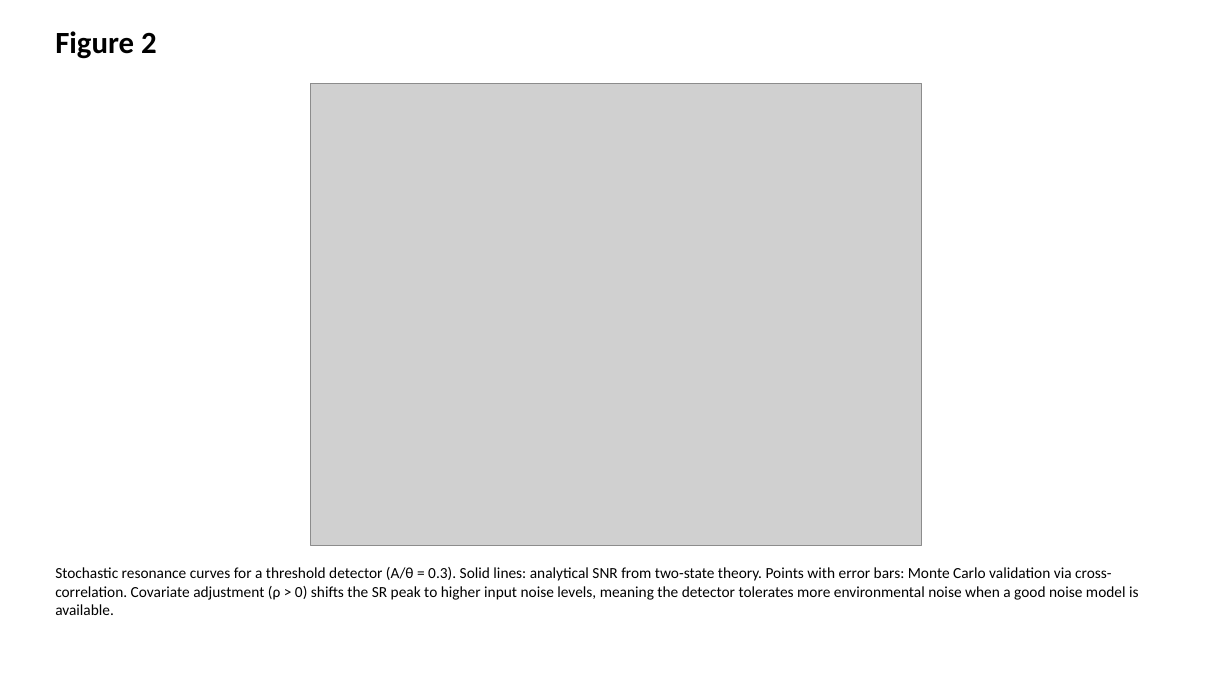
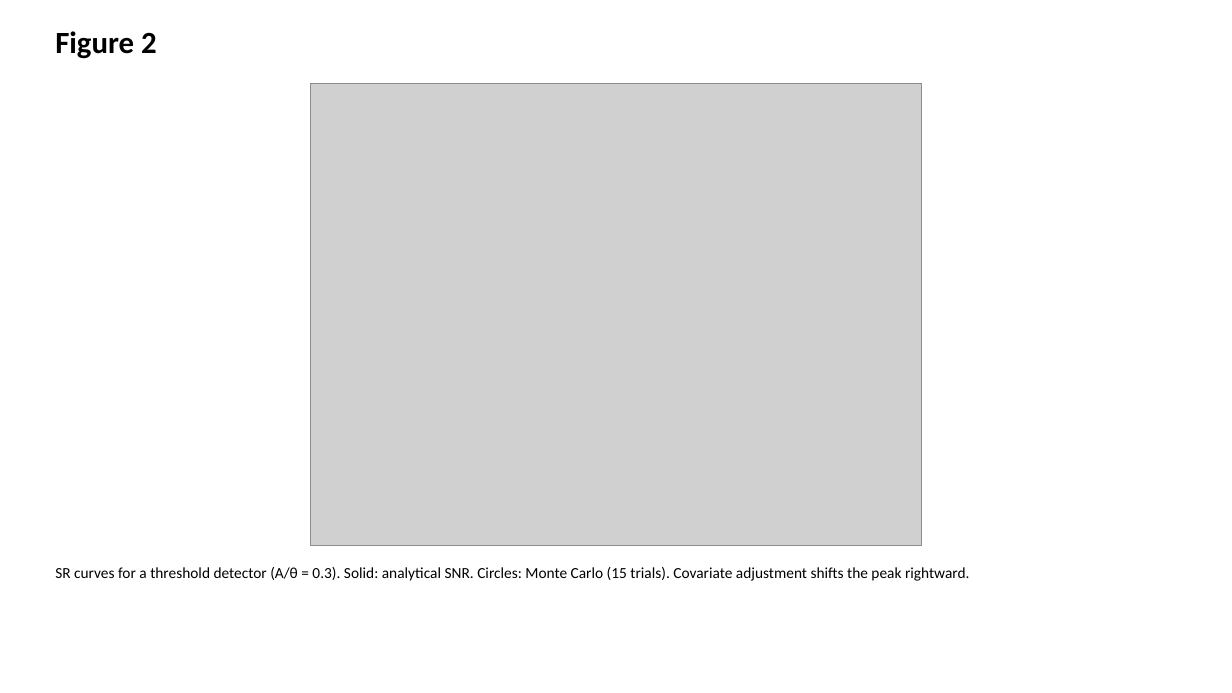
Before and after one commit to bougtoir/heat-accidents-mortality, a slide deck: slide 2 of sr_ancova_framework/pre_submission/figures.pptx. Drawn at 1232x693 pixels with LibreOffice and Linux fonts; fonts in the diff are those of the drawing; grey boxes stand for pictures. Boxes give left, top, right and bottom in pixels: in the first picture for what was removed or moved away, otherwise in the second. Text is boxed around its words. In the diff, an @@ line names an element or a change of style, - is before the commit and + after.

```diff
--- a/sr_ancova_framework/pre_submission/figures.pptx
+++ b/sr_ancova_framework/pre_submission/figures.pptx
@@ text at box(55, 567, 969, 581): text changed @@
-Stochastic resonance curves for a threshold detector (A/θ = 0.3). Solid lines: analytical SNR from two-state theory. Points with error bars: Monte Carlo validation via cross-correlation. Covariate adjustment (ρ > 0) shifts the SR peak to higher input noise levels, meaning the detector tolerates more environmental noise when a good noise model is available.
+SR curves for a threshold detector (A/θ = 0.3). Solid: analytical SNR. Circles: Monte Carlo (15 trials). Covariate adjustment shifts the peak rightward.
```
Also in this commit, not shown: 5 other slides changed, 1 slide added, 1 slide removed, 7 other files.
